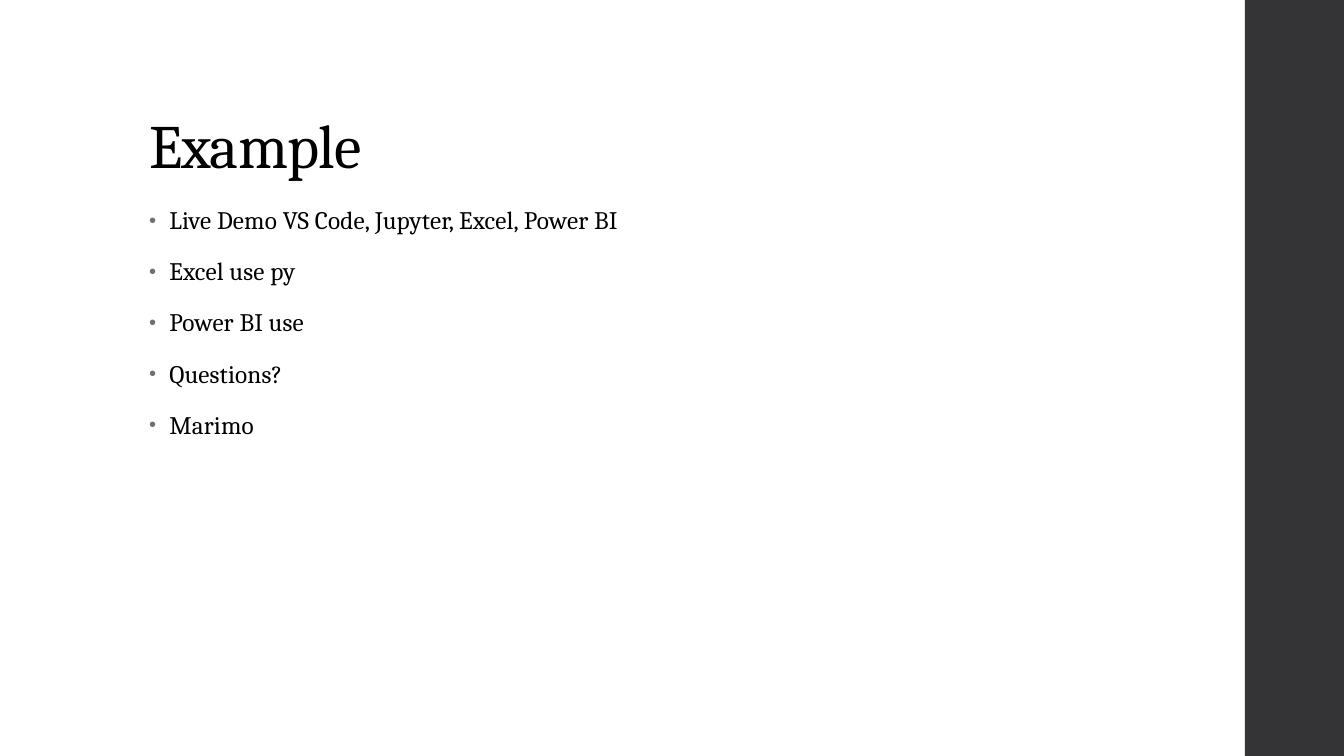
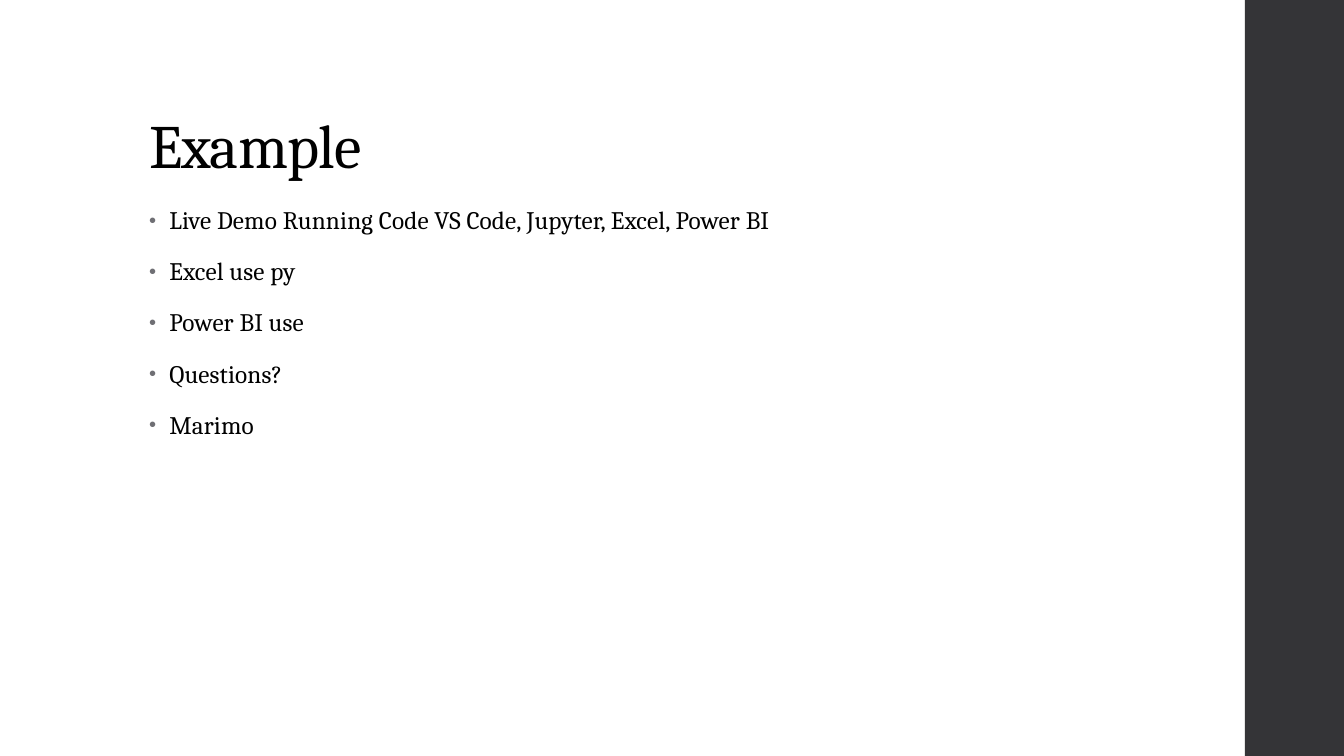
Before and after one commit to AdamKortis/cchmc_python_getting_started, a slide deck: slide 14 of Getting Started with Python for Data Analytics.pptx. Drawn at 1344x756 pixels with LibreOffice and Linux fonts; fonts in the diff are those of the drawing. Boxes give left, top, right and bottom in pixels: in the first picture for what was removed or moved away, otherwise in the second. Text is boxed around its words. In the diff, an @@ line names an element or a change of style, - is before the commit and + after.

```diff
--- a/Getting Started with Python for Data Analytics.pptx
+++ b/Getting Started with Python for Data Analytics.pptx
@@ text at (169,211,769,235): text changed @@
-• Live Demo VS Code, Jupyter, Excel, Power BI
+• Live Demo Running Code VS Code, Jupyter, Excel, Power BI
```
Also in this commit, not shown: 6 other slides changed.
